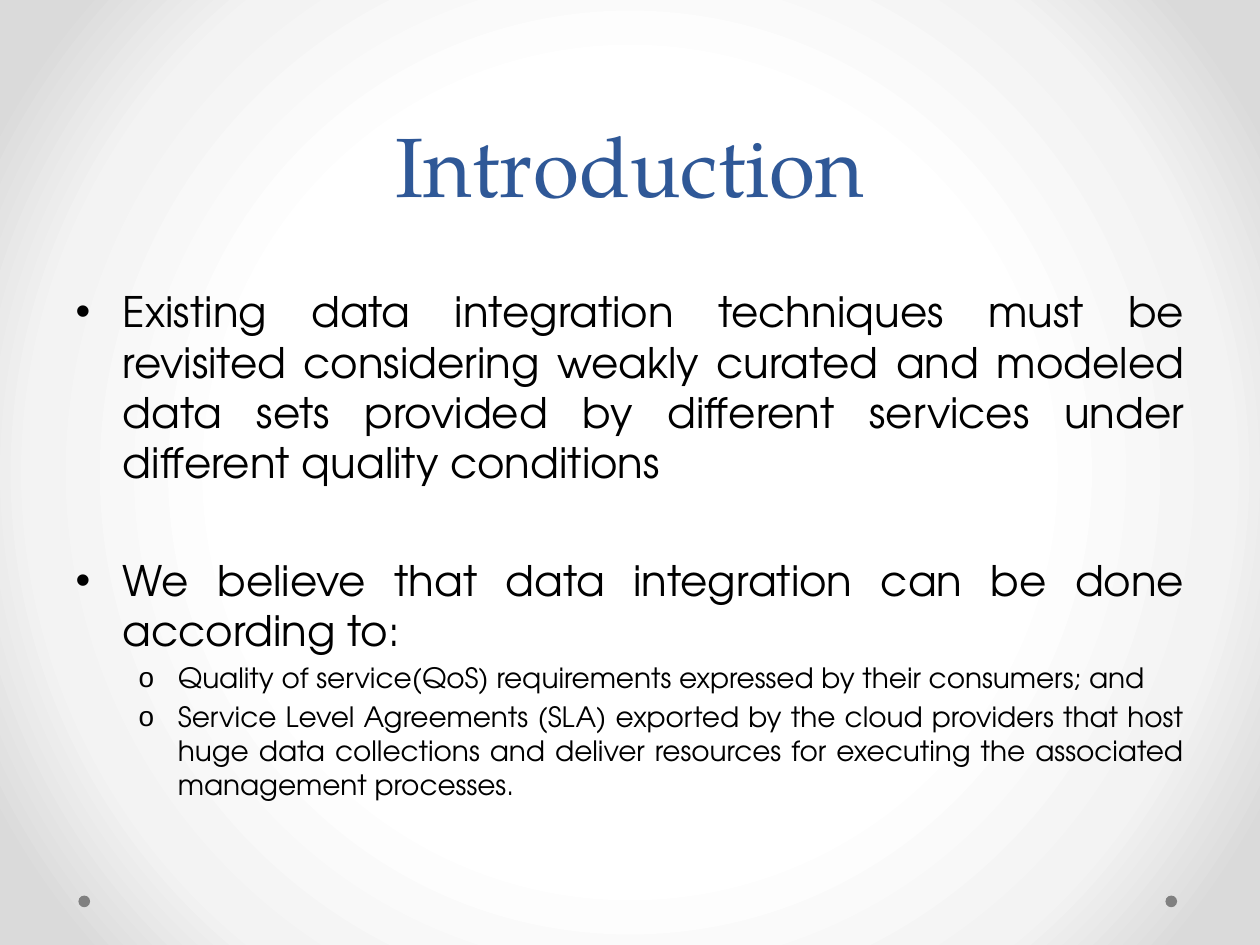
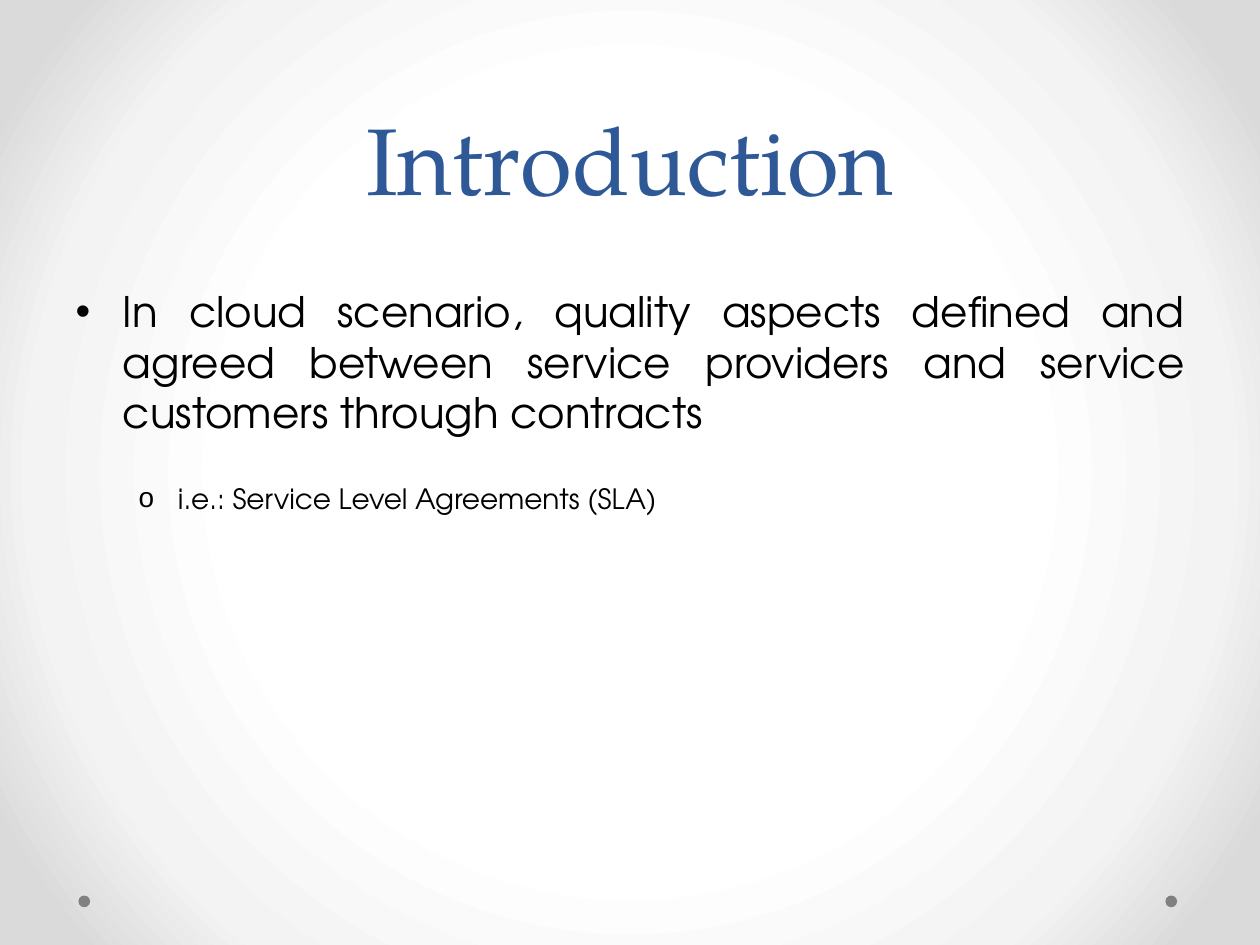
Before and after one commit to danielboni/DanielCarvalho-PhD, a slide deck: slide 4 of Presentations/DEXA 2015 Presentation.pptx. Drawn at 1260x945 pixels with LibreOffice and Linux fonts; fonts in the diff are those of the drawing. Boxes give left, top, right and bottom in pixels: in the first picture for what was removed or moved away, otherwise in the second. Text is boxed around its words. In the diff, an @@ line names an element or a change of style, - is before the commit and + after.

Commit message:
presentation...

```diff
--- a/Presentations/DEXA 2015 Presentation.pptx
+++ b/Presentations/DEXA 2015 Presentation.pptx
@@ title "Introduction" at <box>366,126,894,197</box>: size 48 to 54 pt @@
@@ text at <box>123,296,1185,515</box>: text changed; size 16 to 24 pt @@
-• Existing data integration techniques must be revisited considering weakly curated and modeled data sets provided by different services under different quality conditions
-• We believe that data integration can be done according to:
-  o Quality of service(QoS) requirements expressed by their consumers; and
-  o Service Level Agreements (SLA) exported by the cloud providers that host huge data collections and deliver resources for executing the associated management processes.
+• In cloud scenario, quality aspects defined and agreed between service providers and service customers through contracts
+  o i.e.: Service Level Agreements (SLA)
```
Also in this commit, not shown: 1 other slide changed, 1 slide added, 1 slide removed.
